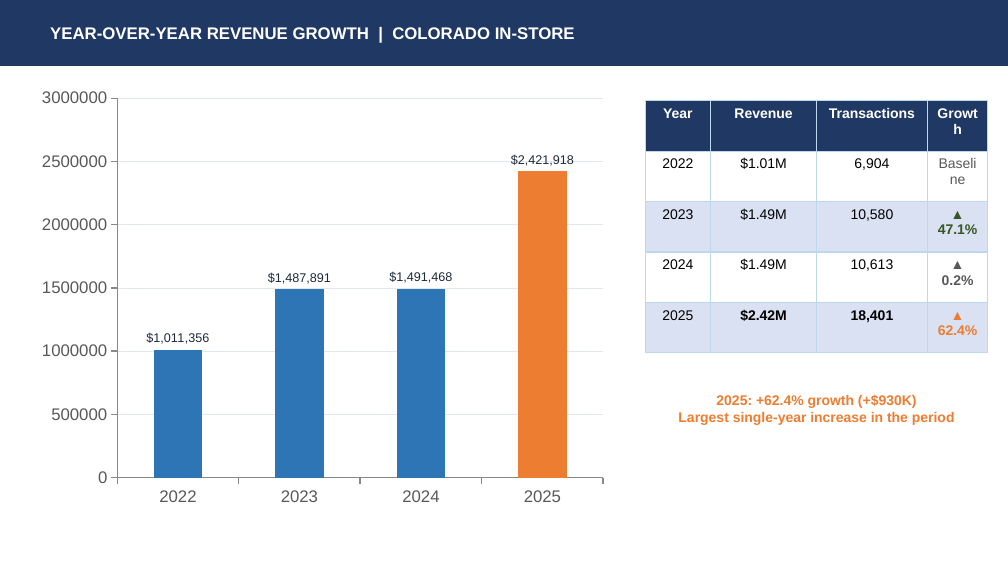
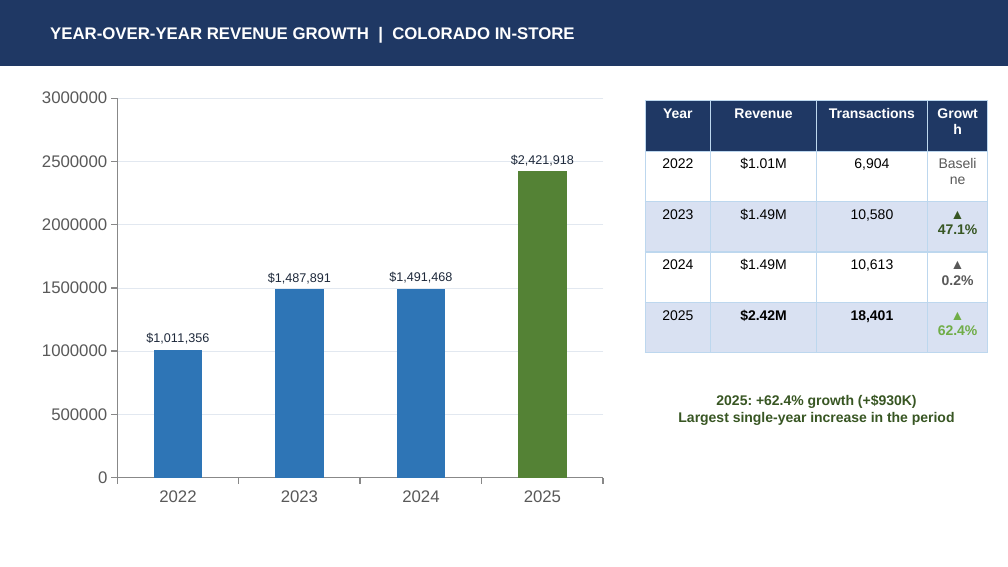
Before and after one commit to sthefanieramir1-cyber/data-analytics, a slide deck: slide 3 of Capstone_1/Ramirez_Sthefanie_SalesPresentation.pptx. Drawn at 1008x567 pixels with LibreOffice and Linux fonts; fonts in the diff are those of the drawing. Boxes give left, top, right and bottom in pixels: in the first picture for what was removed or moved away, otherwise in the second. Text is boxed around its words. In the diff, an @@ line names an element or a change of style, - is before the commit and + after.

```diff
--- a/Capstone_1/Ramirez_Sthefanie_SalesPresentation.pptx
+++ b/Capstone_1/Ramirez_Sthefanie_SalesPresentation.pptx
@@ column chart at (30, 81, 615, 514) @@
@@ colours of single points changed @@
@@ table at (645, 101, 988, 353) @@
@@ text colour #ED7D31 to #70AD47 in "▲ 62.4%" @@
@@ text "2025: +62.4% growth (+$930K)" at (678, 394, 955, 425): text colour #ED7D31 to #385723 @@
```
Also in this commit, not shown: 4 other slides changed, 11 other files.
